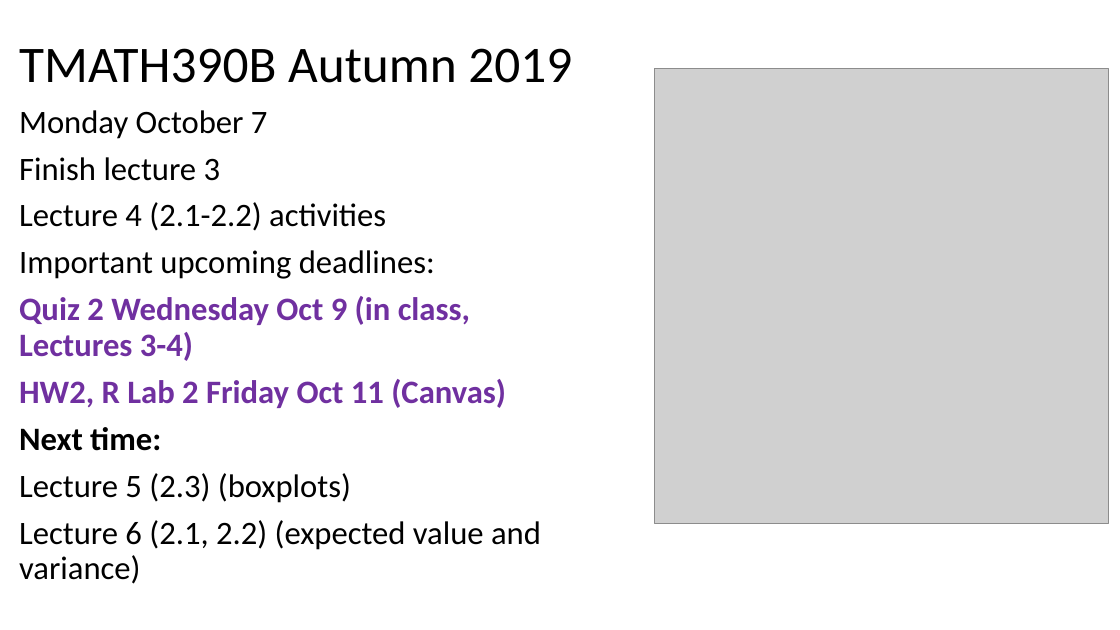
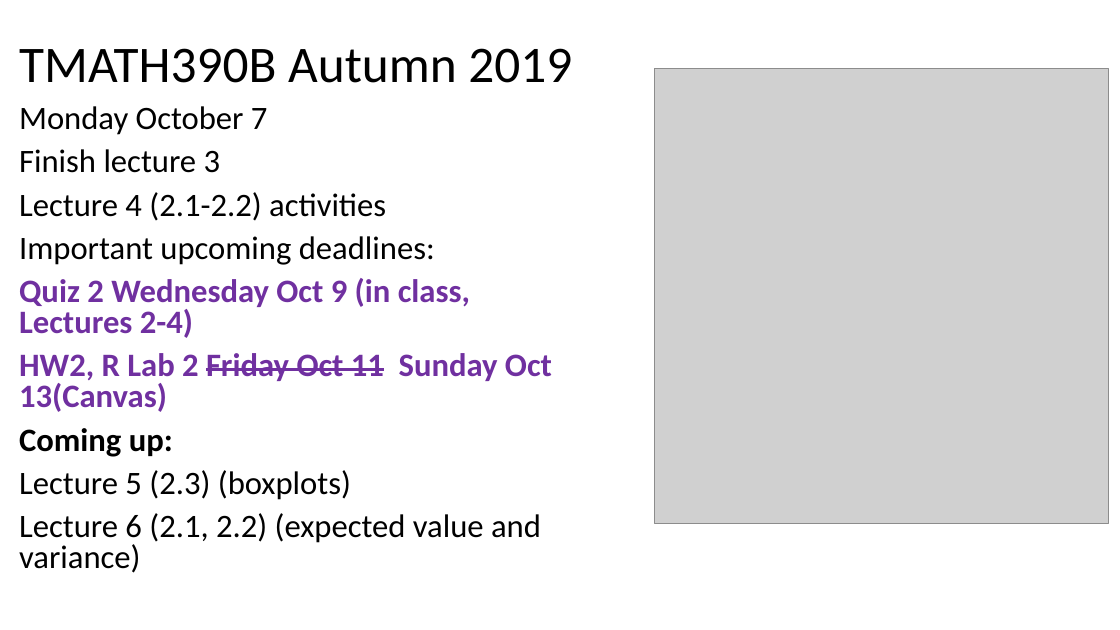
Before and after one commit to mkenn/TMATH390R, a slide deck: slide 6 of TMATH390InClassRProj/TMATH390Au19MW_DailyAgenda.pptx. Drawn at 1120x630 pixels with LibreOffice and Linux fonts; fonts in the diff are those of the drawing; grey boxes stand for pictures. Boxes give left, top, right and bottom in pixels: in the first picture for what was removed or moved away, otherwise in the second. Text is boxed around its words. In the diff, an @@ line names an element or a change of style, - is before the commit and + after.

```diff
--- a/TMATH390InClassRProj/TMATH390Au19MW_DailyAgenda.pptx
+++ b/TMATH390InClassRProj/TMATH390Au19MW_DailyAgenda.pptx
@@ text at [19,106,541,573]: line spacing 0.9 to 0.8 @@
@@ text at [19,278,552,457]: text changed @@
-Quiz 2 Wednesday Oct 9 (in class, Lectures 3-4)
-HW2, R Lab 2 Friday Oct 11 (Canvas)
-Next time:
+Quiz 2 Wednesday Oct 9 (in class, Lectures 2-4)
+HW2, R Lab 2 Friday Oct 11 Sunday Oct 13(Canvas)
+Coming up:
```
Also in this commit, not shown: 1 other slide changed, 1 other file.
